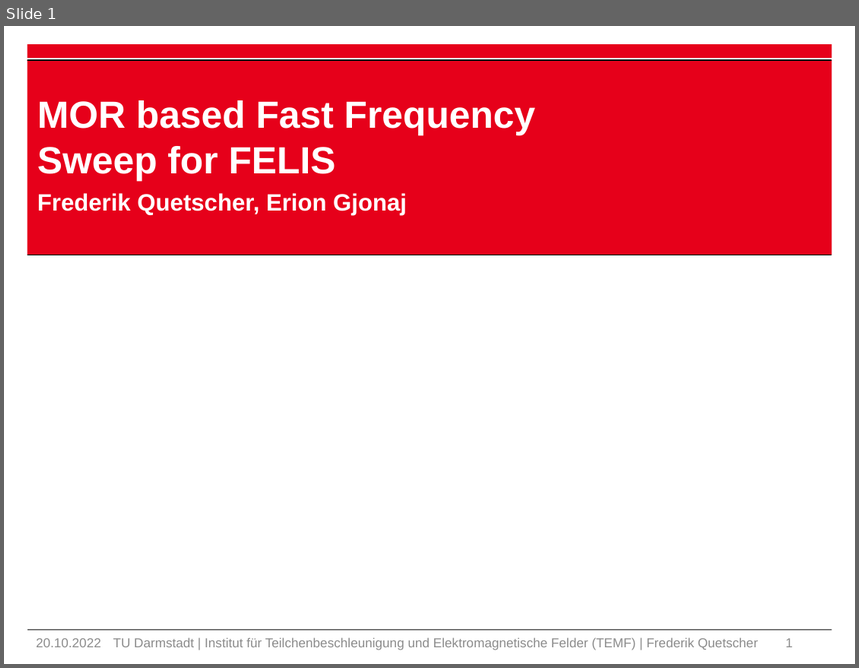
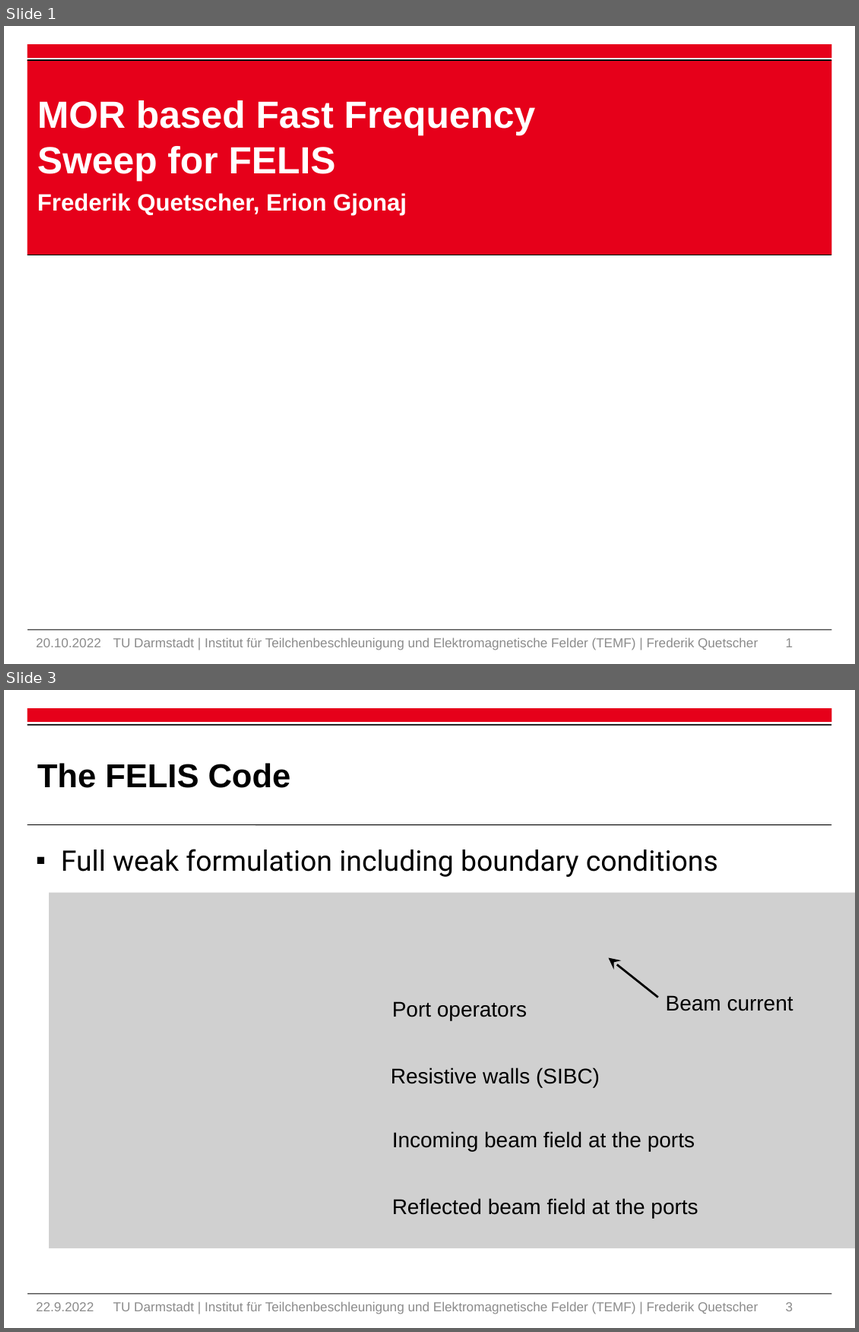
Before and after one commit to Fred234567890/interactive_mor_felis, a slide deck: Mor presi.pptx. Shown one above the other, each under a label of ours: slide 1 before the commit, slides 1 and 3 after it; the slides between them are not shown. The pictures are 859x668 and 859x1332 pixels, drawn with LibreOffice and Linux fonts; fonts in the diff are those of the drawing; grey boxes stand for pictures; background and template pictures are left out. Boxes give left, top, right and bottom in pixels: in the first picture for what was removed or moved away, otherwise in the second. Text is boxed around its words. In the diff, an @@ line names an element or a change of style, - is before the commit and + after.

```diff
--- a/Mor presi.pptx
+++ b/Mor presi.pptx
@@ slide 3 added at [4,690,855,1328], background #FFFFFF; not listed: 2 template elements that a slide beside it also shows @@
@@ rectangle added at [27,724,832,726], fill #000000 @@
@@ title added at [37,763,291,788], 28 pt, text #000000, bold @@
+The FELIS Code
@@ line added from (27, 825) to (832, 825), #000000 0.6 pt @@
@@ text added at [61,849,718,877], 24 pt, text #000000 @@
+▪ Full weak formulation including boundary conditions
@@ picture added at [49,893,855,1249] @@
@@ arrow added from (658, 997) to (608, 958), #000000 1.75 pt @@
@@ text added at [392,1002,527,1021], 18 pt, text #000000 @@
+Port operators
@@ text added at [666,996,794,1011], 18 pt, text #000000 @@
+Beam current
@@ text added at [391,1068,600,1087], 18 pt, text #000000 @@
+Resistive walls (SIBC)
@@ text added at [392,1132,695,1151], 18 pt, text #000000 @@
+Incoming beam field at the ports
@@ text added at [392,1198,698,1218], 18 pt, text #000000 @@
+Reflected beam field at the ports
@@ text added at [36,1303,94,1312], 11 pt, text #8C8C8C @@
+22.9.2022
@@ text added at [113,1302,758,1315], 11 pt, text #8C8C8C @@
+TU Darmstadt | Institut für Teilchenbeschleunigung und Elektromagnetische Felder (TEMF) | Frederik Quetscher
@@ page number added at [786,1303,794,1312], 11 pt, text #8C8C8C @@
+3
```
Also in this commit, not shown: 3 slides changed, 24 other files.
